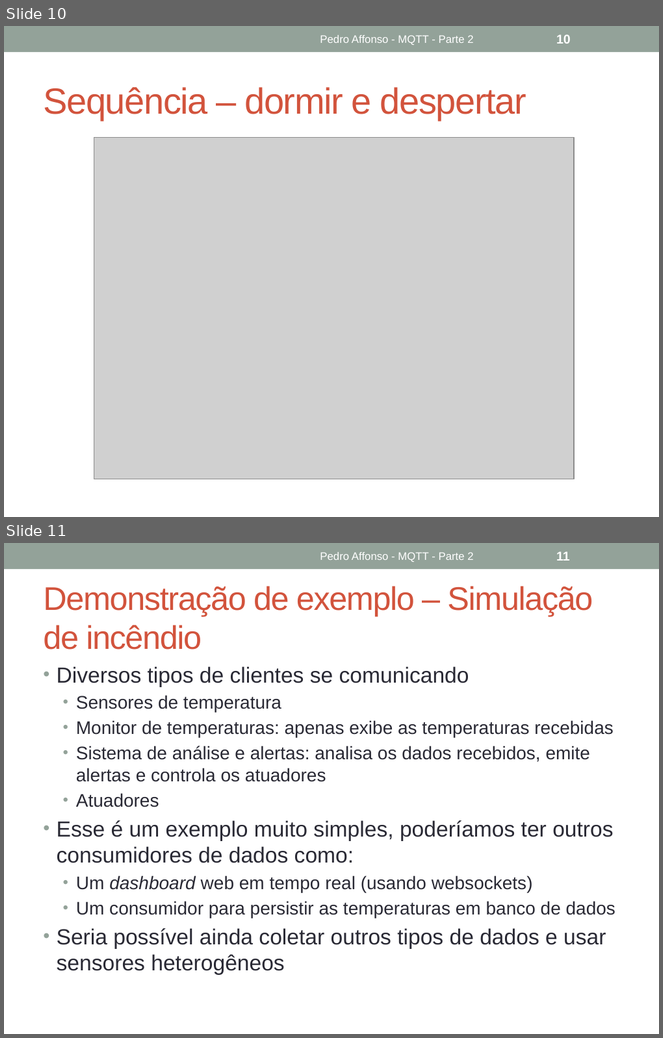
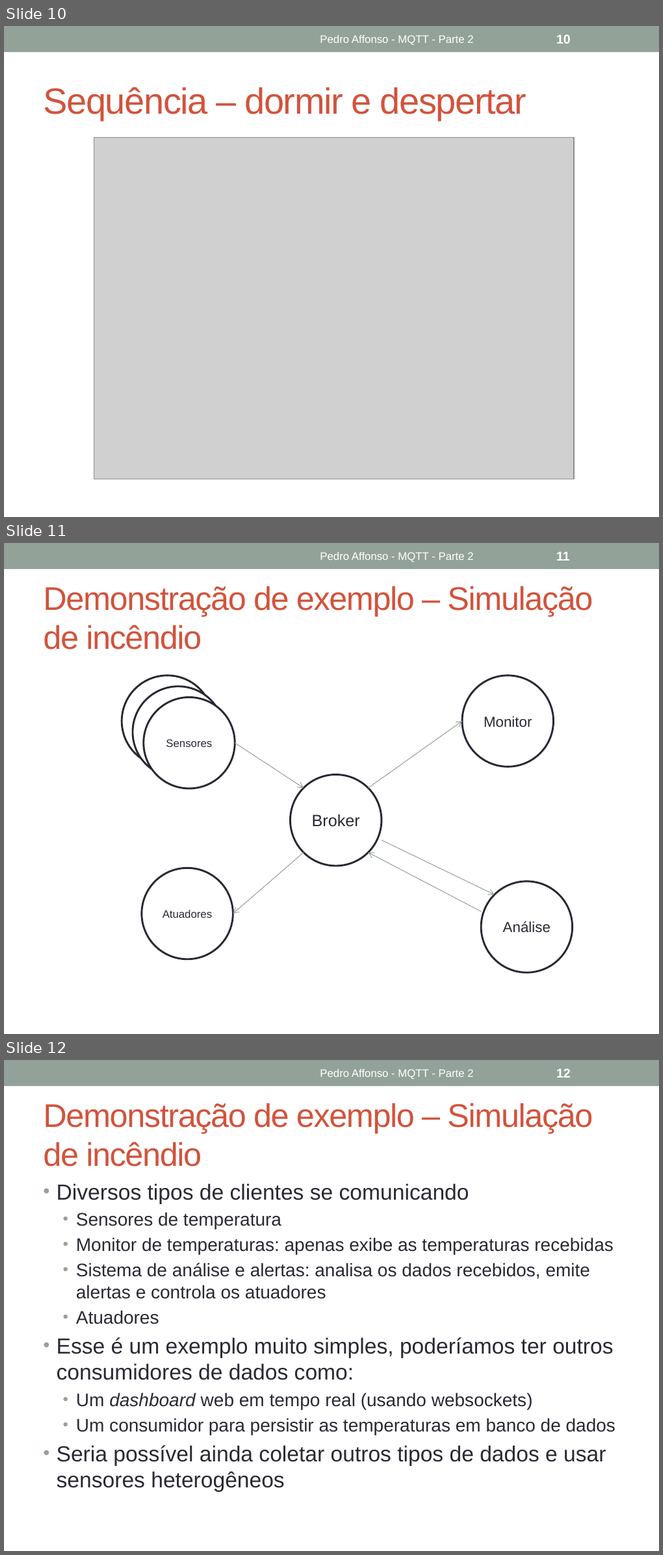
Before and after one commit to phaffonso/mo809-pedro, a slide deck: MQTT – Parte 2.pptx. Shown one above the other, each under a label of ours: slides 10 and 11 before the commit, slides 10, 11 and 12 after it. The pictures are 663x1038 and 663x1555 pixels, drawn with LibreOffice and Linux fonts; fonts in the diff are those of the drawing; grey boxes stand for pictures. Boxes give left, top, right and bottom in pixels: in the first picture for what was removed or moved away, otherwise in the second. Text is boxed around its words. In the diff, an @@ line names an element or a change of style, - is before the commit and + after.

```diff
--- a/MQTT – Parte 2.pptx
+++ b/MQTT – Parte 2.pptx
@@ slide 11 added at bbox=[4, 543, 659, 1034], background #FFFFFF; not listed: 1 template element that a slide beside it also shows @@
@@ text added at bbox=[320, 552, 473, 562], 12 pt, text #FFFFFF @@
+Pedro Affonso - MQTT - Parte 2
@@ page number added at bbox=[556, 551, 570, 561], 14 pt, text #FFFFFF, bold @@
+11
@@ title added at bbox=[43, 586, 593, 650], 36 pt, text #D2533C @@
+Demonstração de exemplo – Simulação de incêndio
@@ ellipse added at bbox=[122, 676, 213, 767], fill #FFFFFF, outline #292934 2.08 pt @@
@@ ellipse added at bbox=[463, 676, 554, 767], fill #FFFFFF, outline #292934 2.08 pt, 16 pt, text #292934 @@
+Monitor
@@ ellipse added at bbox=[133, 687, 224, 778], fill #FFFFFF, outline #292934 2.08 pt @@
@@ ellipse added at bbox=[144, 698, 235, 789], fill #FFFFFF, outline #292934 2.08 pt, 12 pt, text #292934 @@
+Sensores
@@ arrow added from (368, 788) to (463, 721), #93A299 0.75 pt @@
@@ arrow added from (235, 743) to (304, 788), #93A299 0.75 pt @@
@@ ellipse added at bbox=[290, 775, 382, 866], fill #FFFFFF, outline #292934 2.08 pt, 18 pt, text #292934 @@
+Broker
@@ arrow added from (304, 853) to (233, 914), #93A299 0.75 pt @@
@@ arrow added from (481, 912) to (368, 853), #93A299 0.75 pt @@
@@ arrow added from (382, 841) to (495, 895), #93A299 0.75 pt @@
@@ ellipse added at bbox=[142, 868, 233, 959], fill #FFFFFF, outline #292934 2.08 pt, 12 pt, text #292934 @@
+Atuadores
@@ ellipse added at bbox=[481, 882, 572, 973], fill #FFFFFF, outline #292934 2.08 pt, 16 pt, text #292934 @@
+Análise
@@ what was slide 11 is now slide 12 @@
@@ page number at bbox=[556, 1068, 571, 1078]: text changed @@
-11
+12
```
Also in this commit, not shown: 4 slides changed, 1 other slide added, 6 other files.
